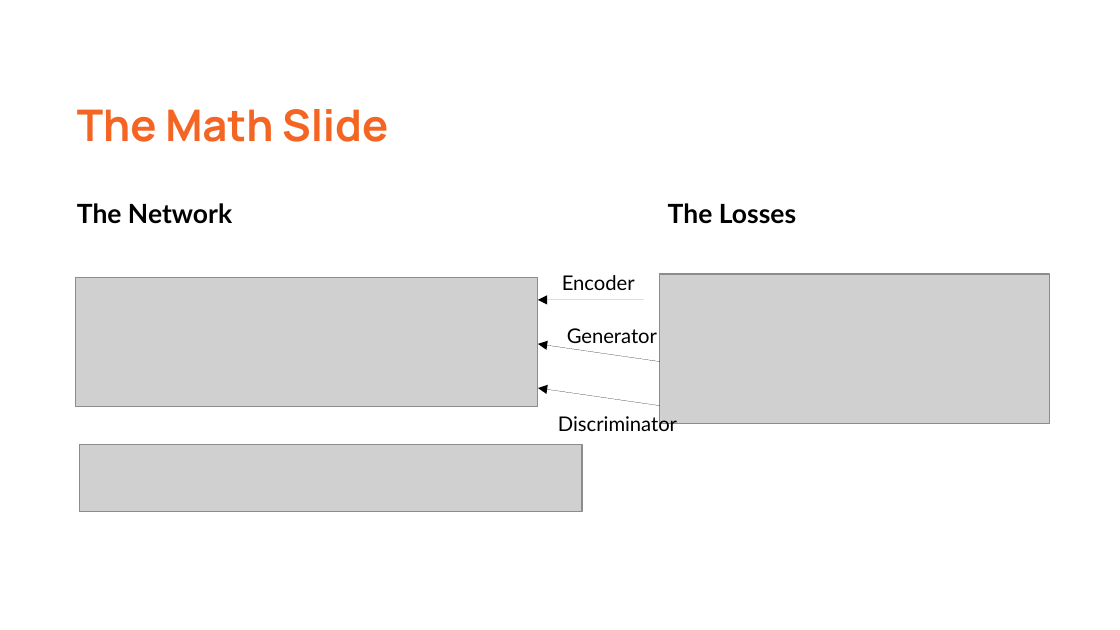
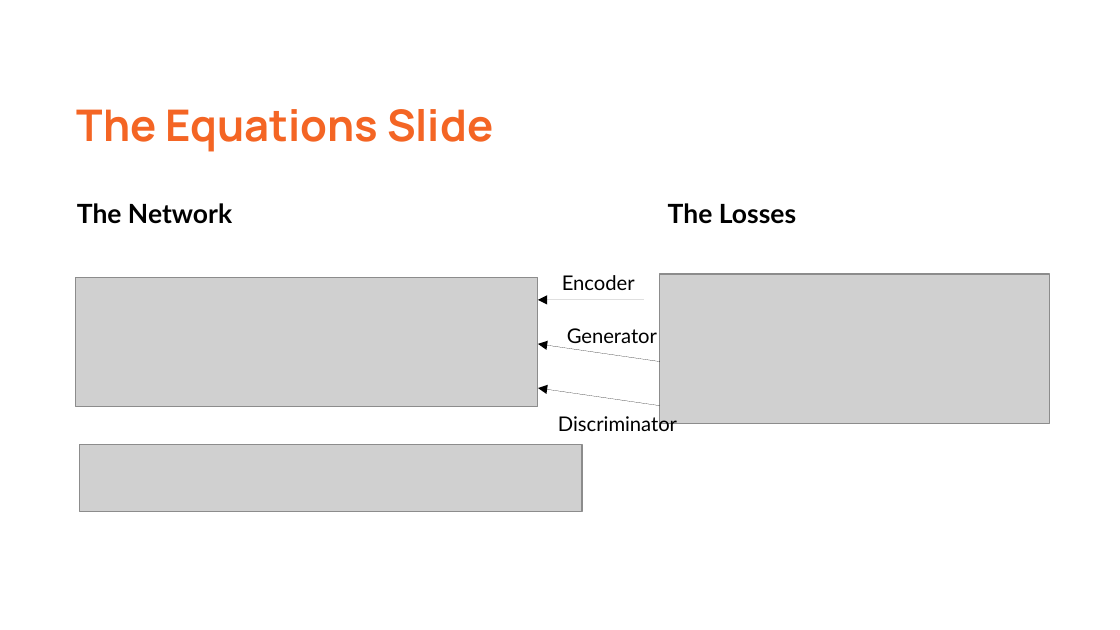
Before and after one commit to johndpope/sounderfeit, a slide deck: slide 7 of doc/CondAutoenc.odp. Drawn at 1120x630 pixels with LibreOffice and Linux fonts; fonts in the diff are those of the drawing; grey boxes stand for pictures. Boxes give left, top, right and bottom in pixels: in the first picture for what was removed or moved away, otherwise in the second. Text is boxed around its words. In the diff, an @@ line names an element or a change of style, - is before the commit and + after.

```diff
--- a/doc/CondAutoenc.odp
+++ b/doc/CondAutoenc.odp
@@ title at [77,109,493,152]: text changed @@
-The Math Slide
+The Equations Slide
```
Also in this commit, not shown: 3 other slides changed, 5 slides added, 1 slide removed.
